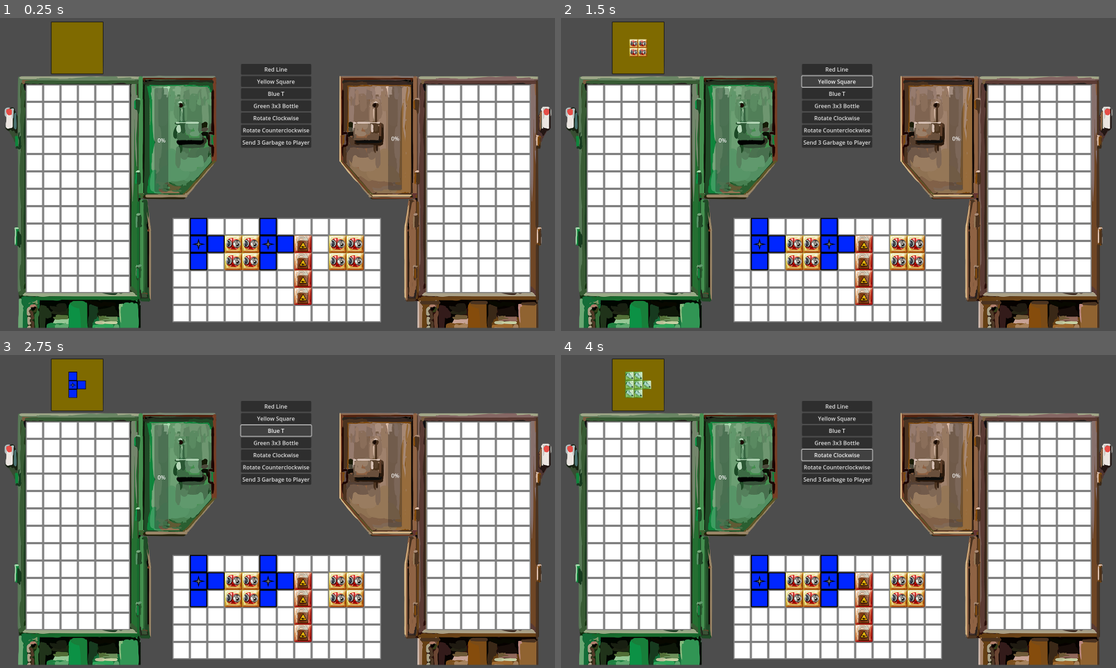
Above: before the commit, frames 1-4 (two rows, left to right).
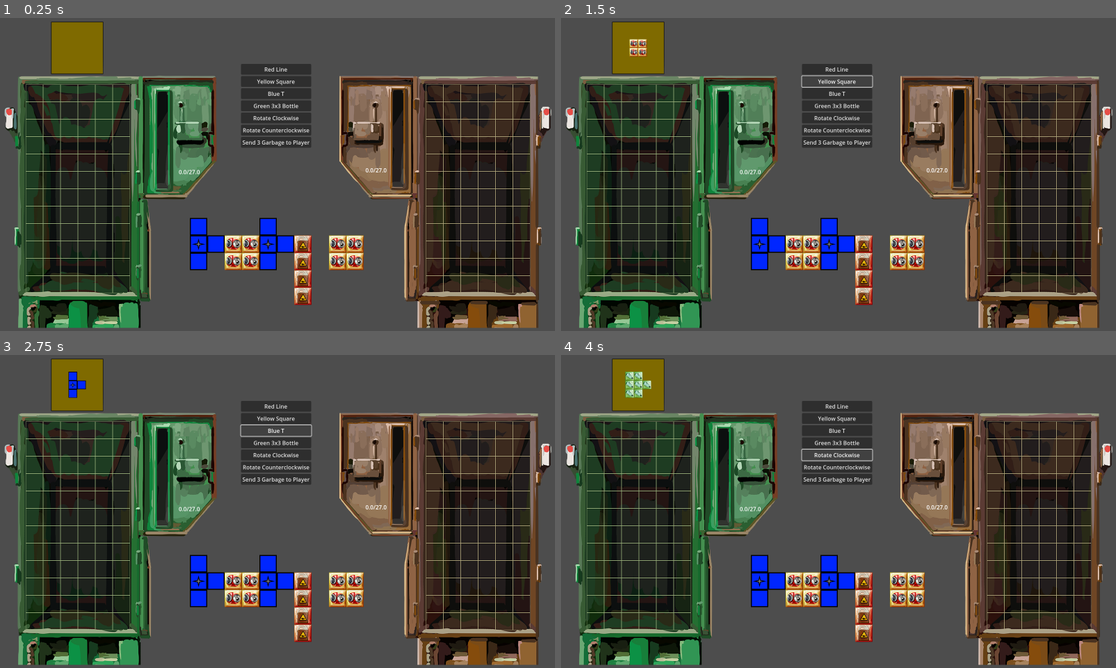
Above: after the commit, the same moments.

Repository: VincentBorchardt/Skremplets-Puzzle-Game-RPJ-2025
Game: Godot game, scene res://scenes/play_scene_test.tscn
The game is run twice, just before and just after one commit, with the same random seed, the same clock (stepped at 60 frames per second) and the same inputs. The project has no main scene, so this scene is started directly.
Inputs:
- Up to frame 1 (0.25 s): no input
- Up to frame 2 (1.5 s): click "Red Line" at 0.5 s; click "Yellow Square" at 1.25 s
- Up to frame 3 (2.75 s): click "Blue T" at 2 s
- Up to frame 4 (4 s): click "Green 3x3 Bottle" at 2.75 s; click "Rotate Clockwise" at 3.5 s

The runs differ from the first frame. In frame 1, 37% of the frame differs, in the area x 4-96%, y 21-98%; in frame 2, 37%; in frame 3, 37%; in frame 4, 37%.

Commit message:
PowerUp Bars updated with new type/assets
The powerup bars are now TextureProgressBars to go along with the fancy new assets being implemented (along with a placeholder for the fill).

Diff:
--- a/scenes/grid_space.tscn
+++ b/scenes/grid_space.tscn
@@ -16,6 +16,7 @@
 shape = SubResource("RectangleShape2D_e42ob")
 
 [node name="SpaceImage" type="Sprite2D" parent="."]
+visible = false
 texture = ExtResource("2_2pu0k")
 
 [node name="PieceImage" type="Sprite2D" parent="."]
--- a/scenes/player_1_grid.tscn
+++ b/scenes/player_1_grid.tscn
@@ -3,7 +3,7 @@
 [ext_resource type="Script" uid="uid://dnuriqma2yov2" path="res://scripts/human_grid.gd" id="1_7leco"]
 [ext_resource type="Texture2D" uid="uid://cbr4bbxfrd8gl" path="res://assets/grid/temp_dumpster_background_3.png" id="2_7leco"]
 [ext_resource type="PackedScene" uid="uid://btqyofq3jfh3h" path="res://scenes/play_grid.tscn" id="2_ec8he"]
-[ext_resource type="PackedScene" uid="uid://b1xn1nbqsoyaa" path="res://scenes/power_up_bar.tscn" id="3_7leco"]
+[ext_resource type="PackedScene" uid="uid://b1xn1nbqsoyaa" path="res://scenes/player_1_power_up_bar.tscn" id="3_7leco"]
 [ext_resource type="PackedScene" uid="uid://ctskks742behs" path="res://scenes/preview_box.tscn" id="4_ec8he"]
 
 [node name="Player1Grid" type="Node2D"]
@@ -16,9 +16,9 @@
 [node name="PlayGrid" parent="." instance=ExtResource("2_ec8he")]
 
 [node name="PowerUpBar" parent="." instance=ExtResource("3_7leco")]
-offset_left = 345.0
+offset_left = 340.0
 offset_top = -15.0
-offset_right = 385.0
+offset_right = 400.0
 offset_bottom = 285.0
 bar_size = 27
 
--- /dev/null
+++ b/scenes/player_1_power_up_bar.tscn
@@ -0,0 +1,23 @@
+[gd_scene load_steps=4 format=3 uid="uid://b1xn1nbqsoyaa"]
+
+[ext_resource type="Texture2D" uid="uid://bl4rubluocdir" path="res://assets/grid/meter_left.png" id="1_3yrar"]
+[ext_resource type="Texture2D" uid="uid://dcrw1f55i63d6" path="res://assets/grid/temp_meter_left_fill.png" id="2_2tkd6"]
+[ext_resource type="Script" uid="uid://bvlth5wolcpjw" path="res://scripts/power_up_bar.gd" id="2_raepr"]
+
+[node name="Player1PowerUpBar" type="TextureProgressBar"]
+offset_right = 40.0
+offset_bottom = 300.0
+rounded = true
+fill_mode = 3
+texture_under = ExtResource("1_3yrar")
+texture_progress = ExtResource("2_2tkd6")
+texture_progress_offset = Vector2(10, 10)
+script = ExtResource("2_raepr")
+
+[node name="PowerUpLabel" type="Label" parent="."]
+layout_mode = 0
+offset_left = 75.0
+offset_top = 230.0
+offset_right = 115.0
+offset_bottom = 253.0
+text = "0/27"
--- a/scenes/player_2_grid.tscn
+++ b/scenes/player_2_grid.tscn
@@ -2,7 +2,7 @@
 
 [ext_resource type="Texture2D" uid="uid://cs6soxfyp2f73" path="res://assets/grid/temp_dumpster_right.png" id="1_nuaq7"]
 [ext_resource type="PackedScene" uid="uid://btqyofq3jfh3h" path="res://scenes/play_grid.tscn" id="2_u0dkv"]
-[ext_resource type="PackedScene" uid="uid://b1xn1nbqsoyaa" path="res://scenes/power_up_bar.tscn" id="3_kg485"]
+[ext_resource type="PackedScene" uid="uid://cabi4v55xf72d" path="res://scenes/player_2_power_up_bar.tscn" id="3_nuaq7"]
 [ext_resource type="PackedScene" uid="uid://ctskks742behs" path="res://scenes/preview_box.tscn" id="4_14sy7"]
 
 [node name="Player2Grid" type="Node2D"]
@@ -14,12 +14,11 @@
 [node name="PlayGrid" parent="." instance=ExtResource("2_u0dkv")]
 grid_owner = 1
 
-[node name="PowerUpBar" parent="." instance=ExtResource("3_kg485")]
+[node name="Player2PowerUpBar" parent="." instance=ExtResource("3_nuaq7")]
 offset_left = -135.0
 offset_top = -20.0
-offset_right = -95.0
+offset_right = -75.0
 offset_bottom = 280.0
-bar_size = 27
 
 [node name="PreviewBox" parent="." instance=ExtResource("4_14sy7")]
 visible = false
--- /dev/null
+++ b/scenes/player_2_power_up_bar.tscn
@@ -0,0 +1,24 @@
+[gd_scene load_steps=4 format=3 uid="uid://cabi4v55xf72d"]
+
+[ext_resource type="Texture2D" uid="uid://5gbnwqm6qkke" path="res://assets/grid/meter_right.png" id="1_1sok4"]
+[ext_resource type="Texture2D" uid="uid://dcrw1f55i63d6" path="res://assets/grid/temp_meter_left_fill.png" id="2_8f868"]
+[ext_resource type="Script" uid="uid://bvlth5wolcpjw" path="res://scripts/power_up_bar.gd" id="3_drec8"]
+
+[node name="Player2PowerUpBar" type="TextureProgressBar"]
+offset_right = 40.0
+offset_bottom = 300.0
+rounded = true
+fill_mode = 3
+texture_under = ExtResource("1_1sok4")
+texture_progress = ExtResource("2_8f868")
+texture_progress_offset = Vector2(10, 10)
+script = ExtResource("3_drec8")
+bar_size = 27
+
+[node name="PowerUpLabel" type="Label" parent="."]
+layout_mode = 0
+offset_left = -65.0
+offset_top = 230.0
+offset_right = -25.0
+offset_bottom = 253.0
+text = "0/27"
--- a/scenes/power_up_bar.tscn
+++ /dev/null
@@ -1,10 +0,0 @@
-[gd_scene load_steps=2 format=3 uid="uid://b1xn1nbqsoyaa"]
-
-[ext_resource type="Script" uid="uid://bvlth5wolcpjw" path="res://scripts/power_up_bar.gd" id="1_3tbmx"]
-
-[node name="PowerUpBar" type="ProgressBar"]
-offset_right = 40.0
-offset_bottom = 300.0
-rounded = true
-fill_mode = 3
-script = ExtResource("1_3tbmx")
--- a/scripts/power_up_bar.gd
+++ b/scripts/power_up_bar.gd
@@ -1,4 +1,4 @@
-extends ProgressBar
+extends TextureProgressBar
 # TODO This probably will become TextureProgressBar once final graphics come in
 # TODO Should this be tied to a character? That would work to differentiate powerups?
 
@@ -11,6 +11,7 @@
 
 func _ready() -> void:
 	max_value = bar_size
+	$PowerUpLabel.text = str(value) + "/" + str(max_value)
 
 func convert_pieces(pieces, player):
 	print("in convert_pieces")
@@ -37,3 +38,4 @@
 		activate_powerup.emit(bar_owner)
 		value = 0
 		add_to_bar(num_spaces - intermediate_add)
+	$PowerUpLabel.text = str(value) + "/" + str(max_value)
Binary file added: assets/grid/temp_meter_left_fill.png
Not shown, added: assets/grid/temp_meter_left_fill.png.import
